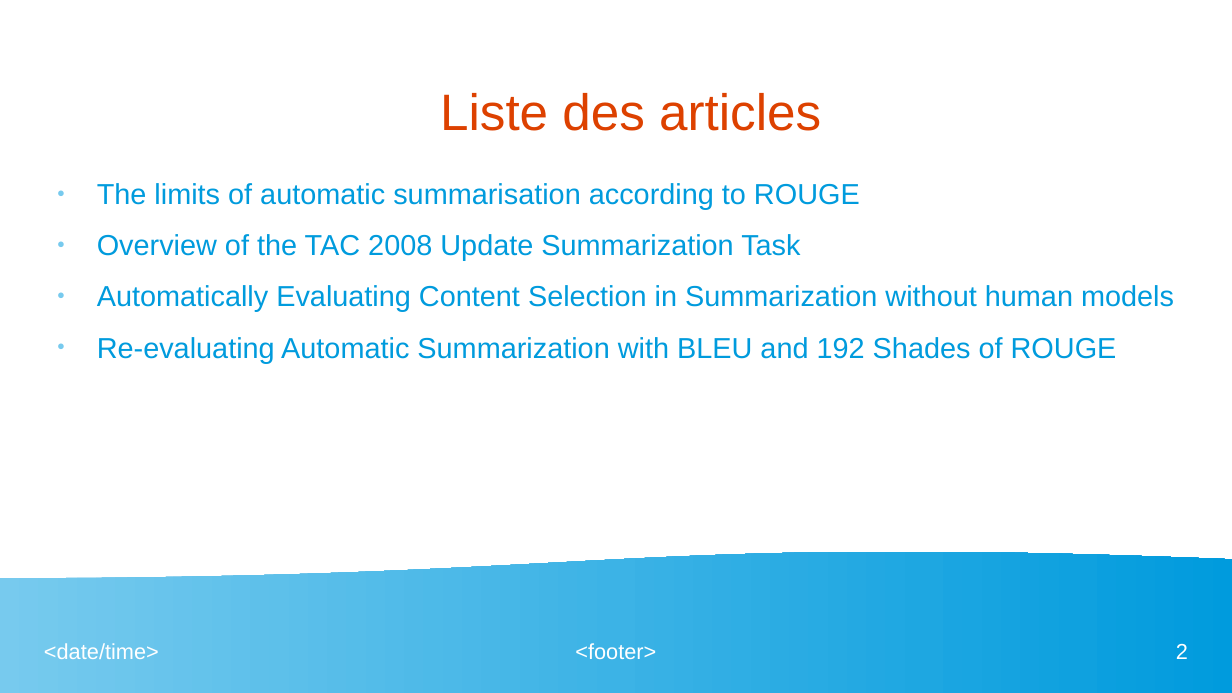
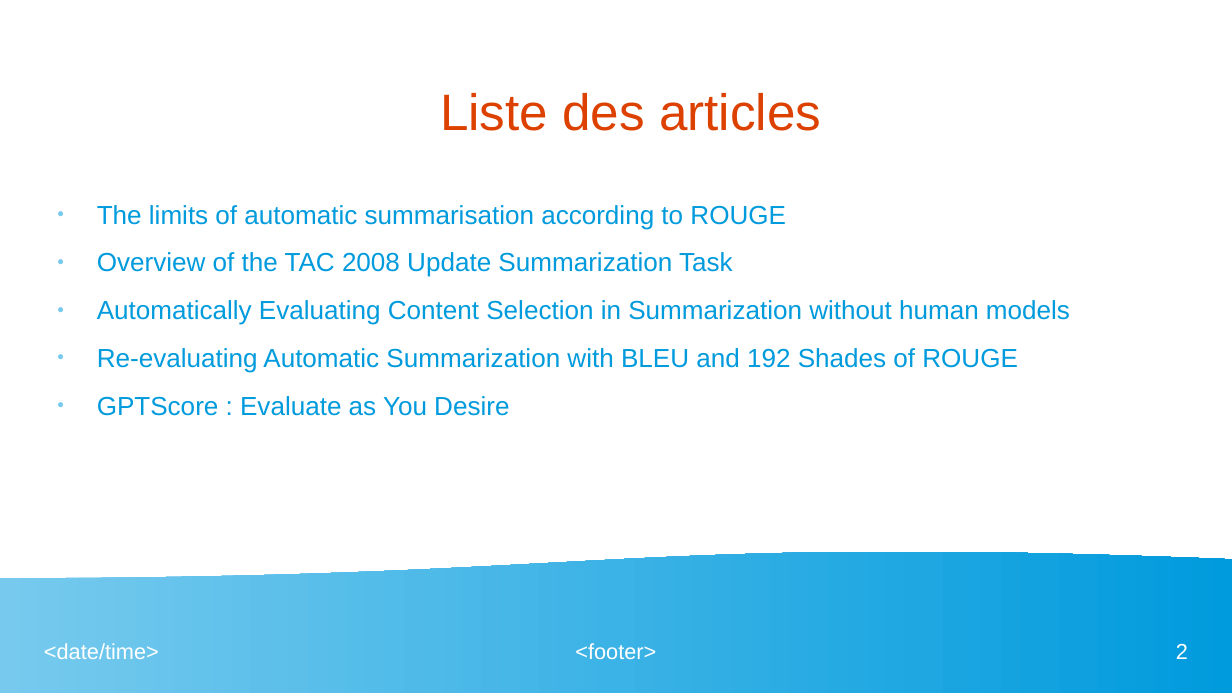
Before and after one commit to fannybachey/stage_2024, a slide deck: slide 2 of presentation/presentation_2.odp. Drawn at 1232x693 pixels with LibreOffice and Linux fonts; fonts in the diff are those of the drawing. Boxes give left, top, right and bottom in pixels: in the first picture for what was removed or moved away, otherwise in the second. Text is boxed around its words. In the diff, an @@ line names an element or a change of style, - is before the commit and + after.

```diff
--- a/presentation/presentation_2.odp
+++ b/presentation/presentation_2.odp
@@ text "The limits of automatic summarisation ...": place and size @@
-text "The limits of automatic summarisation ..." at <box>97,183,1174,363</box>
+text "The limits of automatic summarisation ..." at <box>97,205,1070,416</box>
@@ text at <box>97,205,1070,373</box>: size 18.6 to 16.8 pt in "The limits of automatic summarisation according to ...", "Overview of the TAC 2008 Update Summarization ...", "Automatically Evaluating Content Selection in Summarization  ...", "Re-evaluating Automatic Summarization with BLEU and 192 ..." @@
@@ text at <box>97,396,509,416</box>: paragraph added @@
+● GPTScore : Evaluate as You Desire
```
Also in this commit, not shown: 5 other slides changed, 7 slides added.
